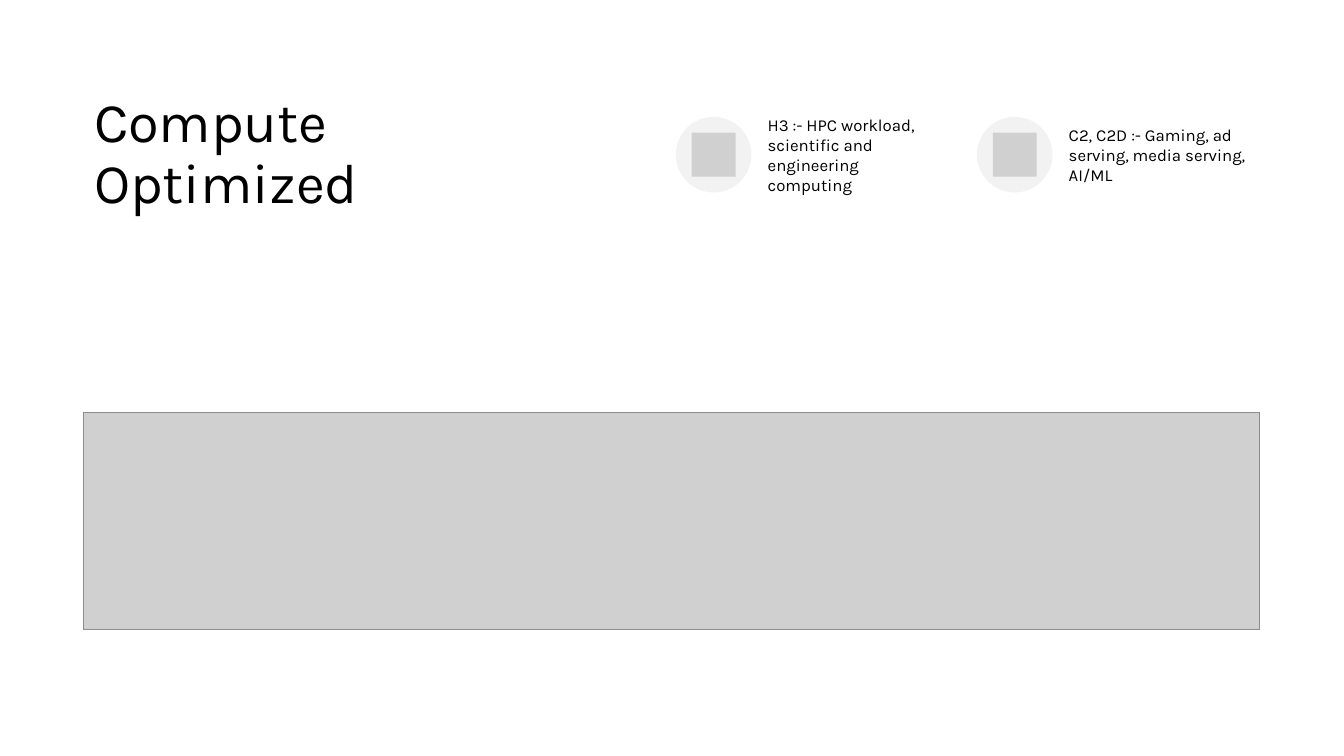
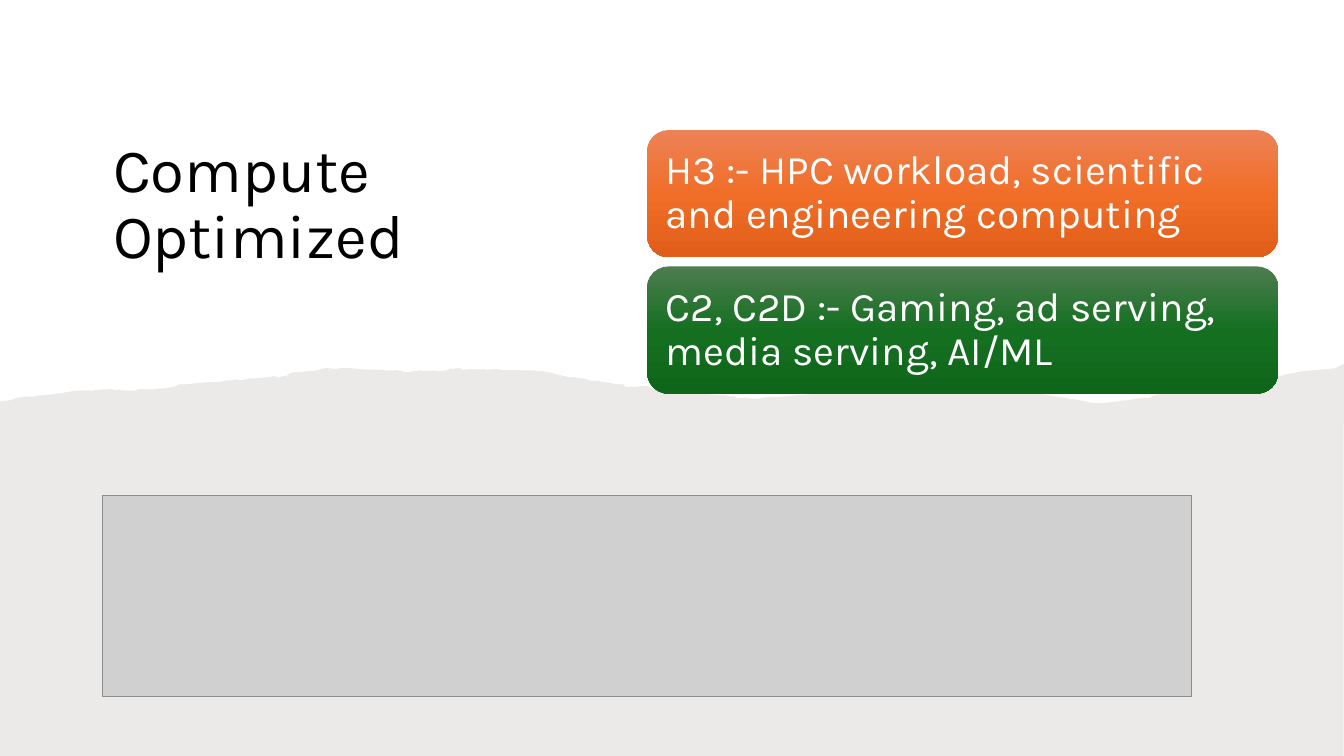
Before and after one commit to lkdrall/GCP-Professional, a slide deck: slide 9 of Module-2 - Project, Compute.pptx. Drawn at 1344x756 pixels with LibreOffice and Linux fonts; fonts in the diff are those of the drawing; grey boxes stand for pictures. Boxes give left, top, right and bottom in pixels: in the first picture for what was removed or moved away, otherwise in the second. Text is boxed around its words. In the diff, an @@ line names an element or a change of style, - is before the commit and + after.

```diff
--- a/Module-2 - Project, Compute.pptx
+++ b/Module-2 - Project, Compute.pptx
@@ rectangle removed at bbox=[0, 0, 1344, 310] @@
@@ title "Compute Optimized": place and size @@
-title "Compute Optimized" at bbox=[94, 106, 358, 216]
+title "Compute Optimized" at bbox=[113, 152, 403, 273]
@@ title "Compute Optimized" at bbox=[113, 152, 403, 273]: size 40 to 44 pt @@
@@ rounded rectangle added at bbox=[647, 130, 1278, 257], fill gradient #ED8257 to #F26E29 to #E25F1A @@
@@ text "H3 :- HPC workload, scientific ...": place and size @@
-text "H3 :- HPC workload, scientific ..." at bbox=[768, 119, 914, 195]
+text "H3 :- HPC workload, scientific ..." at bbox=[666, 156, 1205, 238]
@@ text "H3 :- HPC workload, scientific ..." at bbox=[666, 156, 1205, 238]: size 12 to 29 pt, text colour #000000 to #FFFFFF; line spacing 1 to 0.9; more space between paragraphs @@
@@ group removed at bbox=[676, 117, 1053, 193]: 2 ellipses, 2 pictures @@
@@ rounded rectangle added at bbox=[647, 266, 1278, 393], fill gradient #4D7E50 to #156F21 to #0F661B @@
@@ text "C2, C2D :- Gaming, ad ..." at bbox=[666, 293, 1215, 375]: size 12 to 29 pt, text colour #000000 to #FFFFFF; line spacing 1 to 0.9; more space between paragraphs @@
@@ text "C2, C2D :- Gaming, ad ...": place and size @@
-text "C2, C2D :- Gaming, ad ..." at bbox=[1069, 129, 1245, 183]
+text "C2, C2D :- Gaming, ad ..." at bbox=[666, 293, 1215, 375]
@@ freeform shape added at bbox=[0, 364, 1344, 756], fill #82766A at 15% opacity @@
@@ picture: place and size @@
-picture at bbox=[84, 412, 1260, 630]
+picture at bbox=[103, 496, 1192, 698]
```
Also in this commit, not shown: 10 slides added, 1 slide removed.
